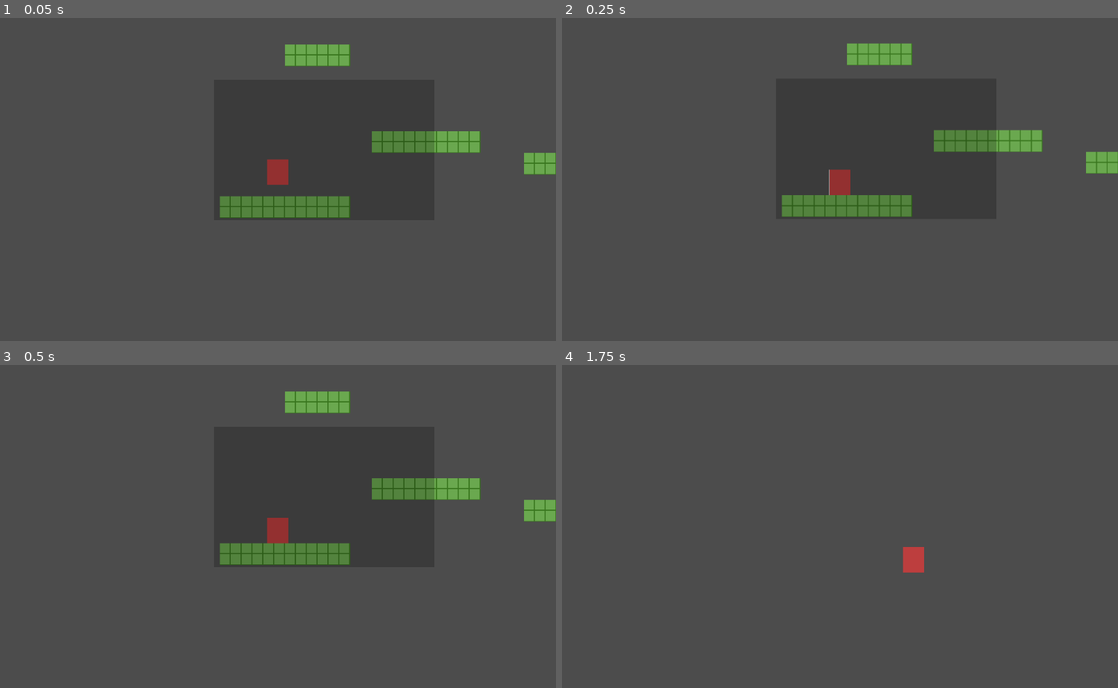
Above: before the commit, frames 1-4 (two rows, left to right).
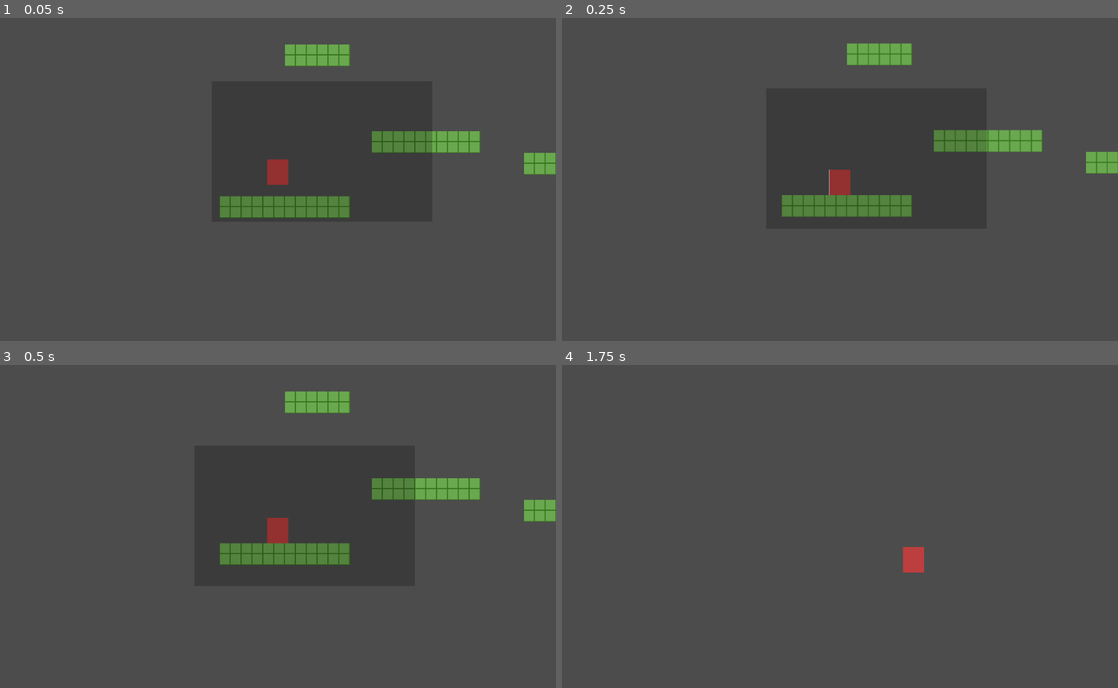
Above: after the commit, the same moments.

Repository: glitchcore/comfort
Game: Godot game, scene res://Scenes/BaseLevel.tscn
Two runs of this game, one before a commit and one after it. Both use one fixed random seed, a clock stepped at 60 frames per second and the inputs below.
Inputs:
- Up to frame 1 (0.05 s): no input
- Up to frame 2 (0.25 s): no input
- Up to frame 3 (0.5 s): no input
- Up to frame 4 (1.75 s): hold Right (ui_right) from 0.53 s (still down); tap Space (jump) at 0.77, 1.52 s

The runs differ from the first frame. In frame 1, less than 0.1% of the frame differs, in the area x 77-79%, y 35-42%; in frame 2, 0.1%; in frame 3, 0.2%, in the area x 74-79%, y 35-42%; in frame 4, nothing differs.

Commit message:
move safe space

Diff:
--- /dev/null
+++ b/Actors/Space.gd
@@ -0,0 +1,15 @@
+extends KinematicBody2D
+
+onready var player = get_node("/root/BaseLevel/Player")
+export var speed = 100
+
+# Called when the node enters the scene tree for the first time.
+func _ready() -> void:
+	pass # Replace with function body.
+
+
+# Called every frame. 'delta' is the elapsed time since the previous frame.
+func _process(delta: float) -> void:
+	var move_direction = (player.position - self.position).normalized()
+
+	move_and_collide(move_direction * speed * delta)
--- a/Scenes/BaseLevel.tscn
+++ b/Scenes/BaseLevel.tscn
@@ -1,8 +1,9 @@
-[gd_scene load_steps=6 format=2]
+[gd_scene load_steps=7 format=2]
 
 [ext_resource path="res://Assets/ground.png" type="Texture" id=1]
 [ext_resource path="res://Actors/Player.tscn" type="PackedScene" id=2]
 [ext_resource path="res://Actors/Space.tscn" type="PackedScene" id=3]
+[ext_resource path="res://Actors/Space.gd" type="Script" id=4]
 
 [sub_resource type="ConvexPolygonShape2D" id=1]
 points = PoolVector2Array( 0, 0, 40, 0, 40, 40, 0, 40 )
@@ -44,3 +45,4 @@
 
 [node name="Space" parent="." instance=ExtResource( 3 )]
 position = Vector2( 192, 474 )
+script = ExtResource( 4 )
